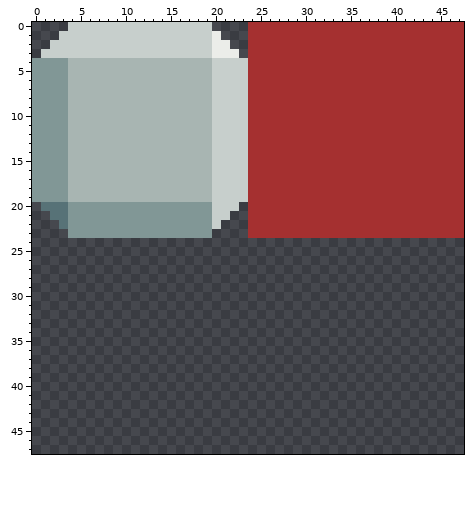
Two states of a pixel-art file, sprites/gui/gui_24x24.ase. Above is the file before it was changed.
48x48 pixels, 1 frame.
The same view after the edit:
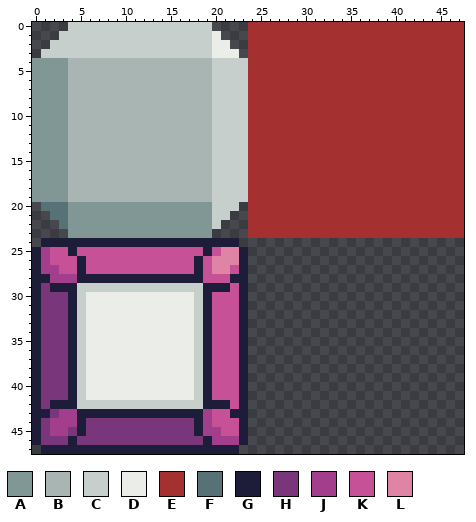
Palette (. is transparent): A #819796  B #a8b5b2  C #c7cfcc  D #ebede9  E #a53030  F #577277  G #1e1d39  H #7a367b  J #a23e8c  K #c65197  L #df84a5
Difference:
y 24: x 1..22 ...................... -> GGGGGGGGGGGGGGGGGGGGGG
y 25: x 0..23 ........................ -> GJKKGKKKKKKKKKKKKKKGKLLG
y 26: x 0..23 ........................ -> GJKKKGKKKKKKKKKKKKGKLLLG
y 27: x 0..23 ........................ -> GJJKKGKKKKKKKKKKKKGKLLKG
y 28: x 0..23 ........................ -> GGJJJGGGGGGGGGGGGGGKKKGG
y 29: x 0..23 ........................ -> GHGGGCCCCCCCCCCCCCCGGGKG
y 30..41: x 0..23 ........................ -> GHHHGCDDDDDDDDDDDDCGKKKG
y 42: x 0..23 ........................ -> GHGGGCCCCCCCCCCCCCCGGGKG
y 43: x 0..23 ........................ -> GGHJJGGGGGGGGGGGGGGJKKGG
y 44: x 0..23 ........................ -> GHJJJGHHHHHHHHHHHHGJKKKG
y 45: x 0..23 ........................ -> GHJJHGHHHHHHHHHHHHGJJKKG
y 46: x 0..23 ........................ -> GHHHGHHHHHHHHHHHHHHGJJJG
y 47: x 1..22 ...................... -> GGGGGGGGGGGGGGGGGGGGGG
Pixel boxes of the changes (left, top, right, bottom) in both pictures:
added: (32, 238, 248, 454)
